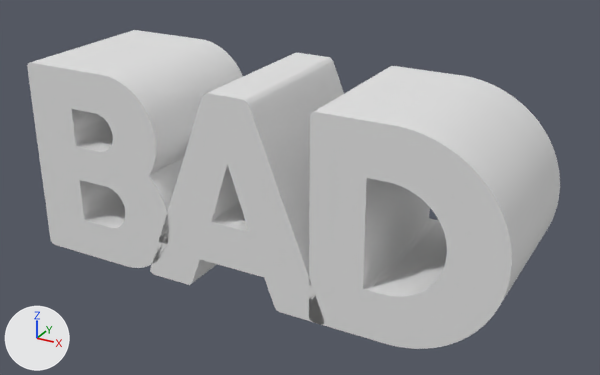
A saved change to the glTF model bin/builtin_assets/undefined.gltf.
Before and after are seen from a camera (50 mm lens) standing at (0.938, -1.629, 0.791) and looking at (0.042, 0.0, -0.024). Lighting does not change. The marker at lower left points along +X, +Y and +Z. Vertices at the same position are counted once.

Objects in the first picture: 'Text'.
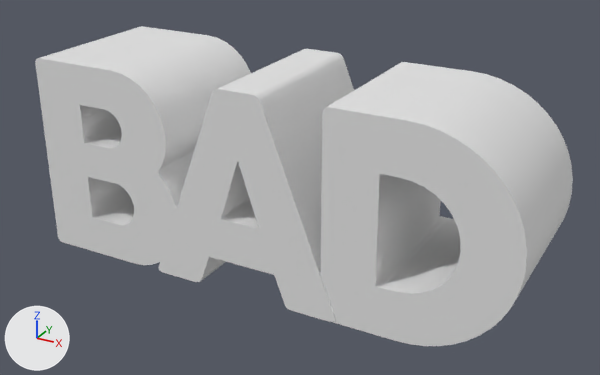
Changed parts and their boxes (x1, y1, x2, y2) in the pictures (600 x 375 px):
'Text', reshaped, turned: before (27, 30, 560, 349); after (35, 26, 573, 346)
part 1 of me_text, rebuilt: before (27, 30, 243, 268); after (35, 26, 251, 265)
part 2 of me_text, rebuilt: before (309, 66, 560, 349); after (321, 62, 573, 346)
part 3 of me_text, rebuilt: before (150, 53, 344, 324); after (159, 49, 354, 322)

The change, as a list of edits to the scene's bpy script:
```text
Change me_text:
    used by ob_text; location = (0.0, 0.0, 0.0); rotation_euler = (1.571, 0.0, 0.0), in degrees (90, 0, 0)
    remove me_text.from_pydata(...)  # 1944 vertices, 3892 faces; spans x -0.616..0.616, y -0.252..0.252, z -0.2..0.2
    add me_text.from_pydata(...)  # 366 vertices, 732 faces; spans x -0.588..0.643, y -0.2..0.2, z -0.238..0.265
    me_text part 1: the loose piece of 786 vertices spanning x -0.616..-0.208, y -0.252..0.251, z -0.2..0.2 is rebuilt with 146 vertices and now spans x -0.588..-0.181, y -0.198..0.198, z -0.238..0.265
    me_text part 2: the loose piece of 636 vertices spanning x 0.175..0.616, y -0.252..0.252, z -0.2..0.2 is rebuilt with 118 vertices and now spans x 0.202..0.643, y -0.198..0.198, z -0.238..0.265
    me_text part 3: the loose piece of 522 vertices spanning x -0.279..0.214, y -0.252..0.251, z -0.2..0.2 is rebuilt with 102 vertices and now spans x -0.252..0.242, y -0.2..0.2, z -0.238..0.265
Change ob_text:
    ob_text.rotation_euler: (1.571, 0.0, 0.0) -> (0.0, 0.0, 0.0)  # degrees (90, 0, 0) -> degrees (0, 0, 0)
```
